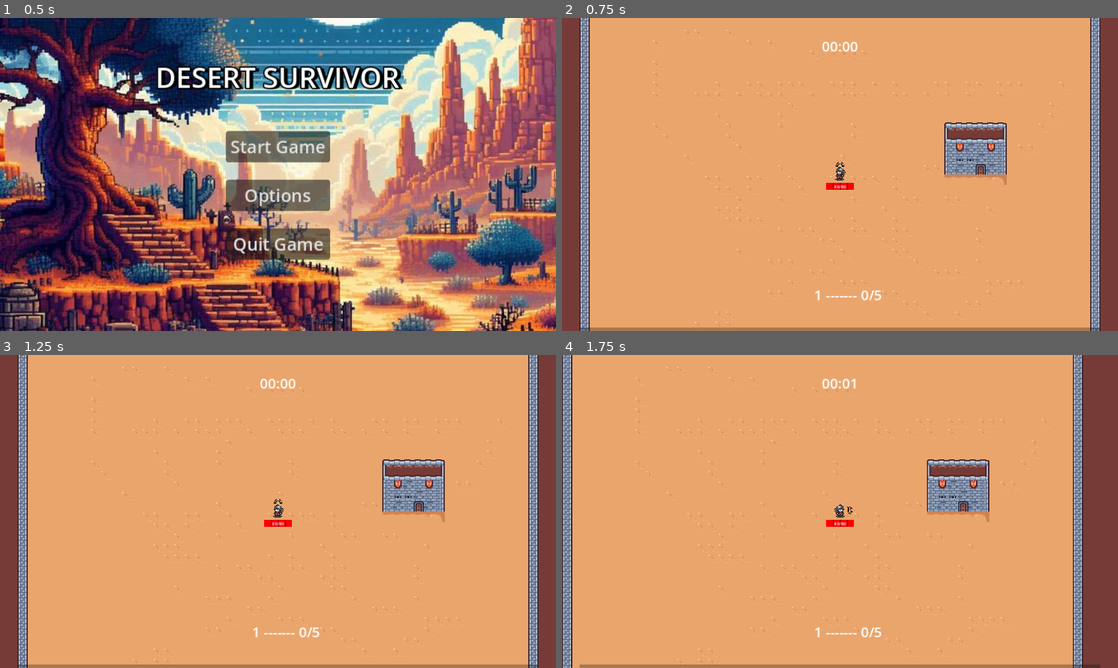
Above: before the commit, frames 1-4 (two rows, left to right).
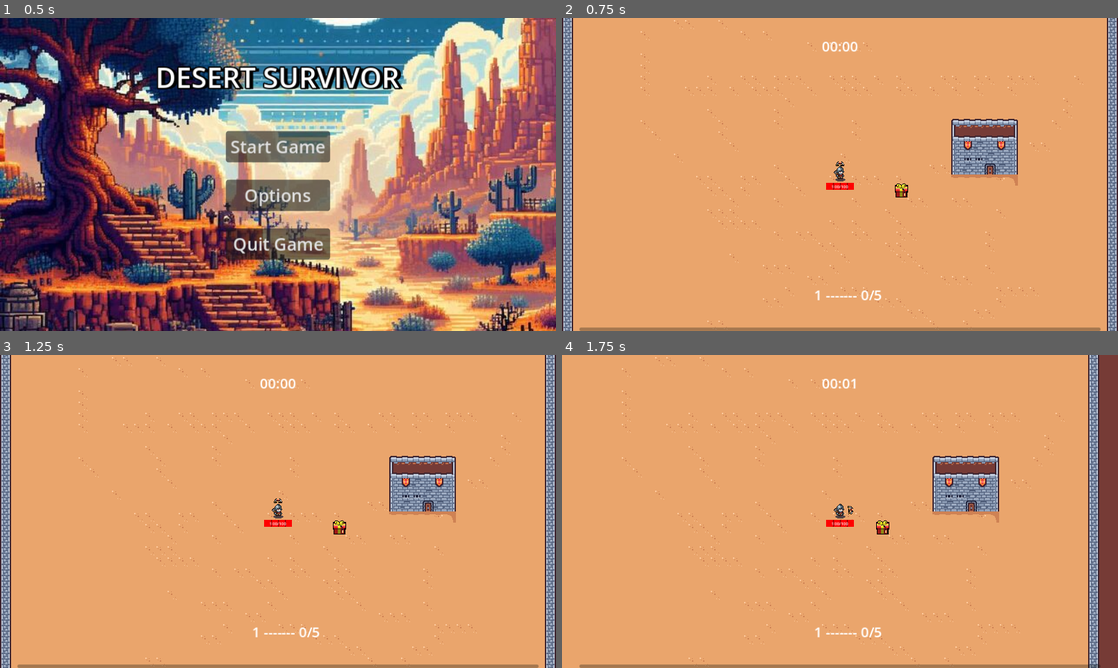
Above: after the commit, the same moments.

Repository: DreamEp/MFB
Game: Godot game, scene res://Scenes/main_scene.tscn
Two runs of this game, one before a commit and one after it. Both use one fixed random seed, a clock stepped at 60 frames per second and the inputs below. Sound files missing from this copy of the repository are replaced by a short silence.
Inputs (mouse positions are in pixels of both pictures, inside the frame that each line leads up to):
- Up to frame 1 (0.5 s): no input
- Up to frame 2 (0.75 s): click "Start Game" at 0.5 s
- Up to frame 3 (1.25 s): no input
- Up to frame 4 (1.75 s): tap Enter at 1.25 s; move the mouse to (962, 495) at 1.27 s; hold D (right) from 1.28 s (still down); click (962, 495) at 1.35 s

Frame 1 is identical in both runs. In frame 2, 13% of the frame differs, in the area x 0-100%, y 0-100%; in frame 3, 13%; in frame 4, 9.4%.

Commit message:
add the new spell and attacks features

Diff:
--- a/Enemies/EnemyAnimation.gd
+++ b/Enemies/EnemyAnimation.gd
@@ -22,7 +22,6 @@
 		enemySprite2D.flip_h = false
 	elif (enemy.global_position.direction_to(player.global_position)).x < 0.1:
 		enemySprite2D.flip_h = true
-
 
 	if !enemy.alive:
 		animPlayer.play("death", -1, 1.2)
--- a/Enemies/bossOrc.tscn
+++ b/Enemies/bossOrc.tscn
@@ -197,6 +197,7 @@
 }
 
 [node name="HealthComponent" parent="." instance=ExtResource("5_towaa")]
+MAX_HEALTH = 200.0
 
 [node name="HitboxComponent" parent="." node_paths=PackedStringArray("health_component") instance=ExtResource("6_36xet")]
 collision_layer = 16
--- a/Enemies/eliteOrc.tscn
+++ b/Enemies/eliteOrc.tscn
@@ -180,7 +180,7 @@
 motion_mode = 1
 script = ExtResource("1_fpgsm")
 movemement_speed = 35.0
-health = 80.0
+health = 800.0
 enemy_damage = 10.0
 attack_speed = 1.0
 min_experience = 3
@@ -212,6 +212,7 @@
 }
 
 [node name="HealthComponent" parent="." instance=ExtResource("5_tr1hg")]
+MAX_HEALTH = 80.0
 
 [node name="HitboxComponent" parent="." node_paths=PackedStringArray("health_component") instance=ExtResource("6_twxnt")]
 collision_layer = 16
--- a/Player/Attacks/ArrowShot/ArrowsShot.gd
+++ b/Player/Attacks/ArrowShot/ArrowShot.gd
@@ -1,5 +1,5 @@
 extends Node2D
-class_name ArrowsShot
+class_name ArrowShot
 
 var arrow_scene: PackedScene = preload("res://Player/Attacks/ArrowShot/arrow.tscn")
 
--- a/Player/PlayerAttacks.gd
+++ b/Player/PlayerAttacks.gd
@@ -3,22 +3,21 @@
 @onready var player: Player = get_owner()
 @onready var enemy: Enemy = get_tree().get_first_node_in_group("enemy")
 
-@onready var arrowsShot = $ArrowsShot
+@onready var arrowShot = $ArrowShot
 @onready var axeCircle = $AxeCircle
-@onready var thunderSpell = $ThunderSpell
-
+@onready var thunderBolt = $ThunderBolt
 
 @onready var settings_resource: DefaultSettingsResource = preload("res://Resources/Settings/DefaultSettings.tres")
 
+var player_collected_weapons_and_spells
 var enemy_position: Vector2
 
 func _ready():
 	pass
 
 func _physics_process(_delta):
+	player_collected_weapons_and_spells = player.player_collected_weapons_and_spells
 	var enemies_in_range = get_overlapping_bodies()
-	axeCircle.spawnAxeCircle()
-	thunderSpell.spawnThunderSpell(enemies_in_range)
 	if(!settings_resource.auto_aim_state):
 		enemy_position = get_global_mouse_position()
 		look_at(enemy_position)
@@ -30,10 +29,16 @@
 					closest_enemy = current_enemy
 			enemy_position = closest_enemy.global_position
 			look_at(enemy_position)
-
-	if(settings_resource.auto_attacks_state):
-		arrowsShot.spawnArrowShot(enemy_position)
-		pass
-	else:
-		if Input.is_action_just_pressed("left_click"):
-			arrowsShot.spawnArrowShot(enemy_position)
+	for attack_or_spell in player_collected_weapons_and_spells:
+		match attack_or_spell["displayname"]:
+			"Arrow Shot":
+				if(settings_resource.auto_attacks_state):
+					arrowShot.spawnArrowShot(enemy_position)
+					pass
+				else:
+					if Input.is_action_just_pressed("left_click"):
+						arrowShot.spawnArrowShot(enemy_position)
+			"Axe Circle":
+				axeCircle.spawnAxeCircle()
+			"Thunder Bolt":
+				thunderBolt.spawnThunderBolt(enemies_in_range)
--- a/Player/Spells/ThunderSpell/ThunderSpell.gd
+++ b/Player/Spells/ThunderBolt/ThunderBolt.gd
@@ -1,7 +1,7 @@
 extends Node2D
-class_name ThunderSpell
+class_name ThunderBolt
 
-var thunder_scene: PackedScene = preload("res://Player/Spells/ThunderSpell/thunder.tscn")
+var thunder_scene: PackedScene = preload("res://Player/Spells/ThunderBolt/thunder.tscn")
 
 @onready var player: Player = get_owner()
 @onready var enemy: Enemy = get_tree().get_first_node_in_group("enemy")
@@ -23,7 +23,7 @@
 func _process(_delta):
 	pass
 
-func spawnThunderSpell(enemies_in_range):
+func spawnThunderBolt(enemies_in_range):
 	var thunder_count = thunder_spell_count + player.additional_spell_proctile
 	var closest_enemies = get_n_closest_enemies(player.global_position, enemies_in_range, thunder_count)
 	var thunder_rate = thunder_spell_rate - (thunder_spell_rate * (player.attack_coldown/100))
--- a/Player/Spells/ThunderSpell/thunder.tscn
+++ b/Player/Spells/ThunderBolt/thunder.tscn
@@ -1,9 +1,9 @@
 [gd_scene load_steps=10 format=3 uid="uid://biy01r7bin3ks"]
 
-[ext_resource type="Script" path="res://Player/Spells/ThunderSpell/thunder.gd" id="1_mkk10"]
-[ext_resource type="Texture2D" uid="uid://dm6g6hsw3l4l" path="res://Art/Player/Spells/Thunder.png" id="2_a4bo6"]
-[ext_resource type="PackedScene" uid="uid://caufekfovd6qa" path="res://Util/Components/hitbox_component.tscn" id="3_lagpu"]
-[ext_resource type="AudioStream" uid="uid://kqu3u46y7xg6" path="res://Audio/thunderSong.mp3" id="4_r2fvy"]
+[ext_resource type="Script" path="res://Player/Spells/ThunderBolt/thunder.gd" id="1_7uh22"]
+[ext_resource type="Texture2D" uid="uid://dm6g6hsw3l4l" path="res://Art/Player/Spells/Thunder.png" id="2_s1vb6"]
+[ext_resource type="PackedScene" uid="uid://caufekfovd6qa" path="res://Util/Components/hitbox_component.tscn" id="3_6ds2v"]
+[ext_resource type="AudioStream" uid="uid://kqu3u46y7xg6" path="res://Audio/thunderSong.mp3" id="4_xs2up"]
 
 [sub_resource type="RectangleShape2D" id="RectangleShape2D_8fcfs"]
 size = Vector2(4, 3)
@@ -68,20 +68,20 @@
 scale = Vector2(2, 2)
 collision_layer = 8
 collision_mask = 3
-script = ExtResource("1_mkk10")
+script = ExtResource("1_7uh22")
 anim_speed = 120.0
 attack_damage = 20.0
 
 [node name="Sprite2D" type="Sprite2D" parent="."]
 texture_filter = 1
-texture = ExtResource("2_a4bo6")
+texture = ExtResource("2_s1vb6")
 hframes = 10
 
 [node name="CollisionShape2D" type="CollisionShape2D" parent="."]
 position = Vector2(0, 6.5)
 shape = SubResource("RectangleShape2D_8fcfs")
 
-[node name="HitboxComponent" parent="." instance=ExtResource("3_lagpu")]
+[node name="HitboxComponent" parent="." instance=ExtResource("3_6ds2v")]
 collision_layer = 8
 collision_mask = 51
 
--- a/Player/player.gd
+++ b/Player/player.gd
@@ -29,6 +29,7 @@
 @export var player_experience: float
 @export var player_experience_level: float = 1.0
 @export var player_collected_experience: float = 0
+@export var player_collected_weapons_and_spells: Array = []
 
 #Nodes
 @onready var healthBar: TextureProgressBar = get_tree().get_first_node_in_group("hud").get_node("HealthBar")
--- a/Player/player.tscn
+++ b/Player/player.tscn
@@ -8,10 +8,10 @@
 [ext_resource type="Script" path="res://Player/PlayerAttacks.gd" id="5_72ra7"]
 [ext_resource type="PackedScene" uid="uid://caufekfovd6qa" path="res://Util/Components/hitbox_component.tscn" id="5_hs5nc"]
 [ext_resource type="Script" path="res://Player/PlayerMovement.gd" id="5_o175c"]
-[ext_resource type="Script" path="res://Player/Attacks/ArrowShot/ArrowsShot.gd" id="6_ustk2"]
 [ext_resource type="Script" path="res://Player/Spells/AxeCircle/AxeCircle.gd" id="7_1nedx"]
-[ext_resource type="Script" path="res://Player/Spells/ThunderSpell/ThunderSpell.gd" id="8_6pk6l"]
+[ext_resource type="Script" path="res://Player/Attacks/ArrowShot/ArrowShot.gd" id="7_8fb6h"]
 [ext_resource type="PackedScene" uid="uid://36lv5b1iv1pu" path="res://Player/interraction.tscn" id="9_myqhg"]
+[ext_resource type="Script" path="res://Player/Spells/ThunderBolt/ThunderBolt.gd" id="9_qoqrc"]
 
 [sub_resource type="RectangleShape2D" id="RectangleShape2D_jx8ix"]
 size = Vector2(6, 11)
@@ -160,7 +160,7 @@
 frame = 9
 
 [node name="Camera2D" type="Camera2D" parent="."]
-zoom = Vector2(0.75, 0.75)
+zoom = Vector2(0.8, 0.8)
 
 [node name="CollisionPlayer" type="CollisionShape2D" parent="."]
 position = Vector2(0, -1.5)
@@ -184,18 +184,18 @@
 [node name="DetectEnemyArea" type="CollisionShape2D" parent="PlayerAttacks"]
 shape = SubResource("CircleShape2D_okonb")
 
-[node name="ArrowsShot" type="Node2D" parent="PlayerAttacks" node_paths=PackedStringArray("firing_position")]
-script = ExtResource("6_ustk2")
+[node name="ArrowShot" type="Node2D" parent="PlayerAttacks" node_paths=PackedStringArray("firing_position")]
+script = ExtResource("7_8fb6h")
 firing_position = NodePath("../AttacksPivot/Bow/ArrowFirePosition")
 
 [node name="AxeCircle" type="Node2D" parent="PlayerAttacks" node_paths=PackedStringArray("player_position")]
 script = ExtResource("7_1nedx")
+player_position = NodePath("../../PlayerPosition")
 axe_circle_count = 4
 axe_circle_rate = 8.0
-player_position = NodePath("../../PlayerPosition")
-
-[node name="ThunderSpell" type="Node2D" parent="PlayerAttacks"]
-script = ExtResource("8_6pk6l")
+
+[node name="ThunderBolt" type="Node2D" parent="PlayerAttacks"]
+script = ExtResource("9_qoqrc")
 
 [node name="AttacksPivot" type="Marker2D" parent="PlayerAttacks"]
 position = Vector2(15, 0)
@@ -218,7 +218,7 @@
 }
 
 [node name="HealthComponent" parent="." instance=ExtResource("4_hpyvg")]
-MAX_HEALTH = 80.0
+MAX_HEALTH = 100.0
 
 [node name="HitboxComponent" parent="." node_paths=PackedStringArray("health_component") instance=ExtResource("5_hs5nc")]
 collision_layer = 4
--- a/Player/upgrade_player.gd
+++ b/Player/upgrade_player.gd
@@ -15,7 +15,7 @@
 
 var upgrade_options = []
 var collected_upgrades = []
-var collected_weapons_spells = []
+var collected_weapons_spells_names_level = []
 var collected_names = []
 
 var rarity_chances: Dictionary = {
@@ -130,14 +130,14 @@
 		if UpgradeDb.UPGRADES[i]["type"] == "attack" or UpgradeDb.UPGRADES[i]["type"] == "spell":
 			var current_attack_spell = UpgradeDb.UPGRADES[i]
 			var name_to_check = str(current_attack_spell["displayname"]) + str(current_attack_spell["level"])
-			if name_to_check in collected_weapons_spells:
+			if name_to_check in collected_weapons_spells_names_level:
 				pass
 			elif i in upgrade_options:
 				pass
 			elif current_attack_spell["prerequisite"].size() > 0:
 				var to_add = true
 				for u in current_attack_spell["prerequisite"]:
-					if not u in collected_weapons_spells:
+					if not u in collected_weapons_spells_names_level:
 						to_add = false
 				if to_add:
 					dblist.append(i)
@@ -267,12 +267,23 @@
 			healthComponent.health += upgrade_value
 			healthComponent.health = clamp(healthComponent.health, 0, healthComponent.MAX_HEALTH)
 	adjust_gui_collection(picked_upgrade)
+	if picked_upgrade["type"] == "attack" or picked_upgrade["type"] == "spell":
+		collected_weapons_spells_names_level.append(str(picked_upgrade["displayname"]) + str(picked_upgrade["level"]))
+		var player_collected_weapons_and_spells = player.player_collected_weapons_and_spells
+		var found = false
+		for i in range(player_collected_weapons_and_spells.size()):
+			if player_collected_weapons_and_spells[i]["displayname"] == picked_upgrade["displayname"]:
+				player_collected_weapons_and_spells[i] = picked_upgrade
+				found = true
+				break
+		if found == false:
+			player_collected_weapons_and_spells.append(picked_upgrade)
+		player.player_collected_weapons_and_spells = player_collected_weapons_and_spells
+	collected_names.append(upgrade_name)
 	var option_children = upgradeOption.get_children()
 	for i in option_children:
 		i.queue_free()
 	upgrade_options.clear()
-	collected_weapons_spells.append(str(picked_upgrade["displayname"]) + str(picked_upgrade["level"]))
-	collected_names.append(upgrade_name)
 	levelUpPanel.visible = false
 	levelUpPanel.position = Vector2(800, 50)
 	get_tree().paused = false
--- a/Scenes/world.tscn
+++ b/Scenes/world.tscn
@@ -8,6 +8,7 @@
 [ext_resource type="Script" path="res://Util/spawn_info.gd" id="5_i3ma0"]
 [ext_resource type="PackedScene" uid="uid://bdw6012jctyqw" path="res://Enemies/eliteOrc.tscn" id="7_3ci0i"]
 [ext_resource type="PackedScene" uid="uid://dnxlaao65sic8" path="res://Enemies/bossOrc.tscn" id="8_hk1je"]
+[ext_resource type="PackedScene" uid="uid://072ryf224c3t" path="res://Objects/chest_loot.tscn" id="9_hy02c"]
 
 [sub_resource type="TileSetAtlasSource" id="TileSetAtlasSource_8iigx"]
 texture = ExtResource("3_sgcg1")
@@ -477,3 +478,6 @@
 [node name="Experience" type="Node2D" parent="Loots" groups=["experience"]]
 
 [node name="Chest" type="Node2D" parent="Loots" groups=["chest"]]
+
+[node name="ChestLoot" parent="Loots/Chest" instance=ExtResource("9_hy02c")]
+position = Vector2(89, 23)
--- a/Util/Autoloads/UpgradeDB.gd
+++ b/Util/Autoloads/UpgradeDB.gd
@@ -6,7 +6,7 @@
 var UPGRADES = {
 	"arrow1": {
 		"icon": ATTACKS_PATH + "Arrow.png",
-		"displayname": "Arrow Attacks",
+		"displayname": "Arrow Shot",
 		"details": "An arrow is thrown at a random enemy",
 		"level": 1,
 		"rarity": "common",
@@ -15,34 +15,34 @@
 	},
 	"arrow2": {
 		"icon": ATTACKS_PATH + "Arrow.png",
-		"displayname": "Arrow Attacks",
+		"displayname": "Arrow Shot",
 		"details": "An addition Arrow is thrown",
 		"level": 2,
 		"rarity": "uncommon",
-		"prerequisite": ["Arrow Attacks1"],
+		"prerequisite": ["Arrow Shot1"],
 		"type": "attack"
 	},
 	"arrow3": {
 		"icon": ATTACKS_PATH + "Arrow.png",
-		"displayname": "Arrow Attacks",
+		"displayname": "Arrow Shot",
 		"details": "Arrow now pass through another enemy and do + 3 damage",
 		"level": 3,
 		"rarity": "rare",
-		"prerequisite": ["Arrow Attacks2"],
+		"prerequisite": ["Arrow Shot2"],
 		"type": "attack"
 	},
 	"arrow4": {
 		"icon": ATTACKS_PATH + "Arrow.png",
-		"displayname": "Arrow Attacks",
+		"displayname": "Arrow Shot",
 		"details": "An additional 2 arrows are thrown",
 		"level": 4,
 		"rarity": "epic",
-		"prerequisite": ["Arrow Attacks3"],
+		"prerequisite": ["Arrow Shot3"],
 		"type": "attack"
 	},
 	"axe1": {
 		"icon": SPELLS_PATH + "Axe.png",
-		"displayname": "Axe Rotation",
+		"displayname": "Axe Circle",
 		"details": "A magical axe will follow you attacking enemies in a straight line",
 		"level": 1,
 		"rarity": "common",
@@ -51,34 +51,34 @@
 	},
 	"axe2": {
 		"icon": SPELLS_PATH + "Axe.png",
-		"displayname": "Axe Rotation",
+		"displayname": "Axe Circle",
 		"details": "The axe will now attack an additional enemy per attack",
 		"level": 2,
 		"rarity": "uncommon",
-		"prerequisite": ["Axe Rotation1"],
+		"prerequisite": ["Axe Circle1"],
 		"type": "spell"
 	},
 	"axe3": {
 		"icon": SPELLS_PATH + "Axe.png",
-		"displayname": "Axe Rotation",
+		"displayname": "Axe Circle",
 		"details": "The axe will attack another additional enemy per attack",
 		"level": 3,
 		"rarity": "rare",
-		"prerequisite": ["Axe Rotation2"],
+		"prerequisite": ["Axe Circle2"],
 		"type": "spell"
 	},
 	"axe4": {
 		"icon": SPELLS_PATH + "Axe.png",
-		"displayname": "Axe Rotation",
+		"displayname": "Axe Circle",
 		"details": "The axe now does + 5 damage per attack and causes 20% additional knockback",
 		"level": 4,
 		"rarity": "epic",
-		"prerequisite": ["Axe Rotation3"],
+		"prerequisite": ["Axe Circle3"],
 		"type": "spell"
 	},
 	"thunder1": {
 		"icon": SPELLS_PATH + "Thunder.png",
-		"displayname": "Thunder bolt",
+		"displayname": "Thunder Bolt",
 		"details": "A magical thunder will follow you attacking enemies in a straight line",
 		"level": 1,
 		"rarity": "common",
@@ -87,29 +87,29 @@
 	},
 	"thunder2": {
 		"icon": SPELLS_PATH + "Thunder.png",
-		"displayname": "Thunder bolt",
+		"displayname": "Thunder Bolt",
 		"details": "The thunder will now attack an additional enemy per attack",
 		"level": 2,
 		"rarity": "uncommon",
-		"prerequisite": ["Thunder bolt1"],
+		"prerequisite": ["Thunder Bolt1"],
 		"type": "spell"
 	},
 	"thunder3": {
 		"icon": SPELLS_PATH + "Thunder.png",
-		"displayname": "Thunder bolt",
+		"displayname": "Thunder Bolt",
 		"details": "The thunder will attack another additional enemy per attack",
 		"level": 3,
 		"rarity": "rare",
-		"prerequisite": ["Thunder bolt2"],
+		"prerequisite": ["Thunder Bolt2"],
 		"type": "spell"
 	},
 	"thunder4": {
 		"icon": SPELLS_PATH + "Thunder.png",
-		"displayname": "Thunder bolt",
+		"displayname": "Thunder Bolt",
 		"details": "The thunder now does + 5 damage per attack and causes 20% additional knockback",
 		"level": 4,
 		"rarity": "epic",
-		"prerequisite": ["Thunder bolt3"],
+		"prerequisite": ["Thunder Bolt3"],
 		"type": "spell"
 	},
 	"add_armor": {
Renamed: Player/Spells/ThunderSpell/thunder.gd -> Player/Spells/ThunderBolt/thunder.gd
Not shown: 1 places in Player/Spells/ThunderBolt/thunder.tscn that only renumber resources
Not shown: 1 places in Scenes/world.tscn that only renumber resources
